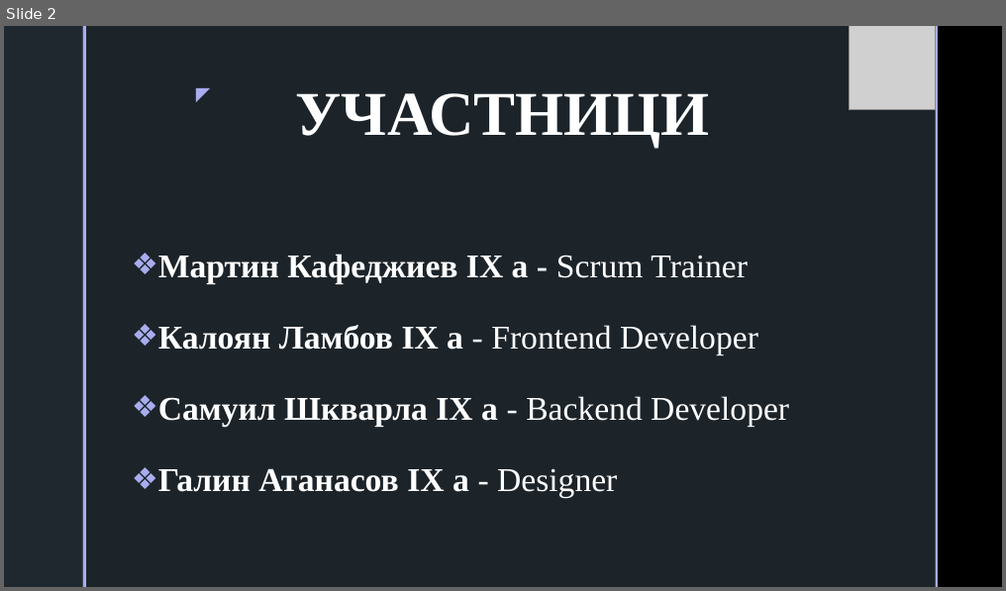
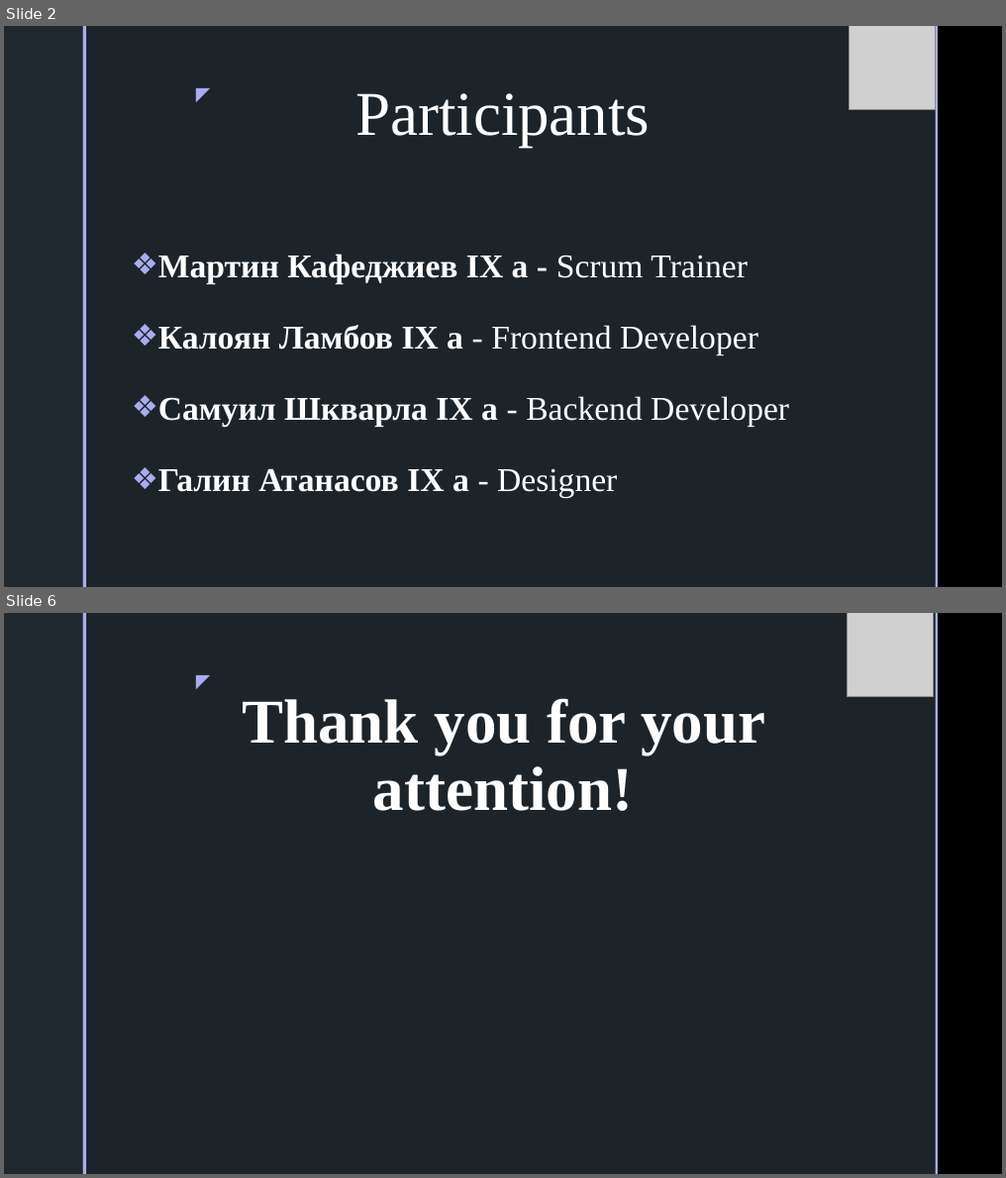
Before and after one commit to MIKafedzhiev20/Location-Finders, a slide deck: Presentation and Documentation/Location Finders Presentation.pptx. Shown one above the other, each under a label of ours: slide 2 before the commit, slides 2 and 6 after it; the slides between them are not shown. The pictures are 1006x591 and 1006x1178 pixels, drawn with LibreOffice and Linux fonts; fonts in the diff are those of the drawing; grey boxes stand for pictures; background and template pictures are left out. Boxes give left, top, right and bottom in pixels: in the first picture for what was removed or moved away, otherwise in the second. Text is boxed around its words. In the diff, an @@ line names an element or a change of style, - is before the commit and + after.

```diff
--- a/Presentation and Documentation/Location Finders Presentation.pptx
+++ b/Presentation and Documentation/Location Finders Presentation.pptx
@@ slide 6 added at <box>4,613,1002,1174</box>, background picture (left out); not listed: 5 template elements that a slide beside it also shows @@
@@ picture added at <box>846,613,933,697</box> @@
@@ title added at <box>242,698,765,811</box>, 60 pt, text #FFFFFF, bold @@
+Thank you for your attention!
@@ slide 2 changed as well @@
@@ title at <box>355,93,649,147</box>: text changed; bold off @@
-УЧАСТНИЦИ
+Participants
```
Also in this commit, not shown: 3 other slides added, 3 slides removed.
